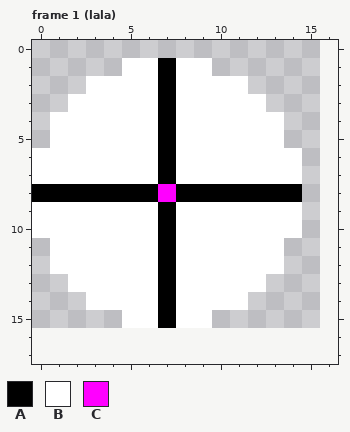
A pixel-art file gets an edit: assets/images/test.aseprite. The first picture shows the starting point.
16x16 pixels, 3 frames. Shown: frame 1 (lala): x 0..16, y 0..17. The old version is drawn lined up with the new one, on the new canvas. The commit also changed other frames, which this record leaves out.
Visible layers, top first: "pointy", "hat".
Palette (. is transparent): A #000000  B #ffffff  C #ff00ff
Pixels before, frame 1 (lala), first column x 0:
 1 .....BBABB.....
 2 ...BBBBABBBB...
 3 ..BBBBBABBBBB..
 4 .BBBBBBABBBBBB.
 5 .BBBBBBABBBBBB.
 6 BBBBBBBABBBBBBB
 7 BBBBBBBABBBBBBB
 8 AAAAAAACAAAAAAA
 9 BBBBBBBABBBBBBB
10 BBBBBBBABBBBBBB
11 .BBBBBBABBBBBB.
12 .BBBBBBABBBBBB.
13 ..BBBBBABBBBB..
14 ...BBBBABBBB...
15 .....BBABB.....
After the commit:
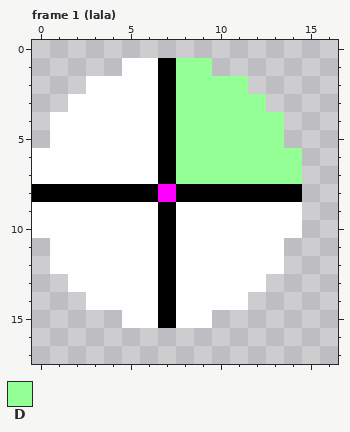
Colours new in this view: D #94ff94
The exact change:
{"change": "canvas 16x16 -> 23x26"}
{"where": "frame 1 (lala)"}
{"frame":1,"y":1,"x":8,"old":"BB","new":"DD"}
{"frame":1,"y":2,"x":8,"old":"BBBB","new":"DDDD"}
{"frame":1,"y":3,"x":8,"old":"BBBBB","new":"DDDDD"}
{"frame":1,"y":4,"x":8,"old":"BBBBBB","new":"DDDDDD"}
{"frame":1,"y":5,"x":8,"old":"BBBBBB","new":"DDDDDD"}
{"frame":1,"y":6,"x":8,"old":"BBBBBBB","new":"DDDDDDD"}
{"frame":1,"y":7,"x":8,"old":"BBBBBBB","new":"DDDDDDD"}
